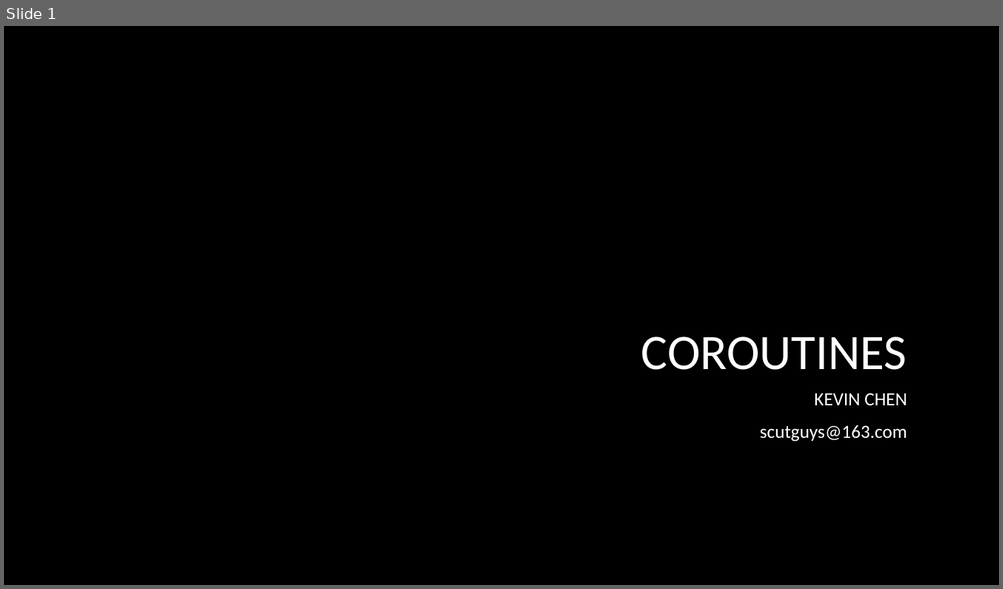
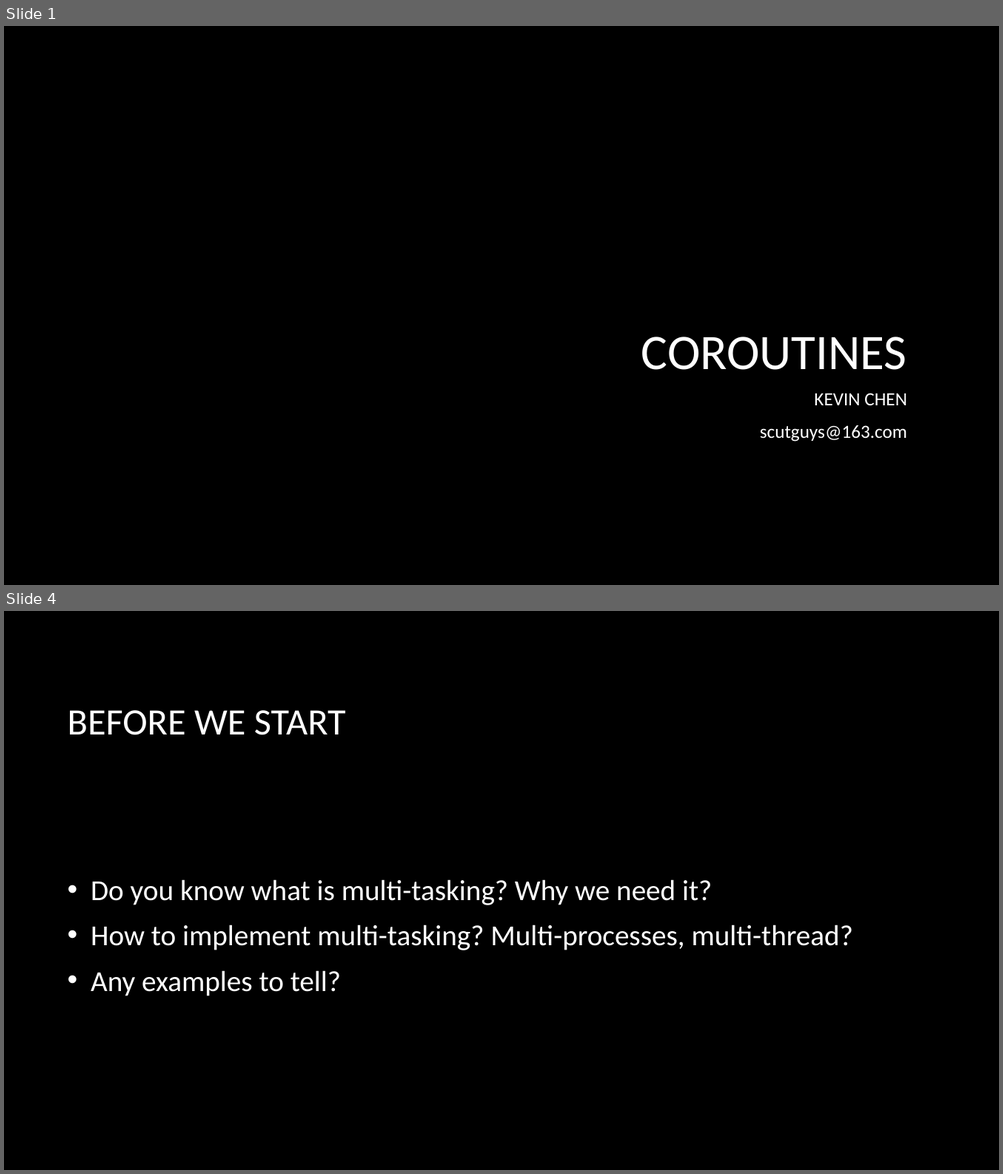
Before and after one commit to czf0613/android-tutorial, a slide deck: ppt/Coroutines.pptx. Shown one above the other, each under a label of ours: slide 1 before the commit, slides 1 and 4 after it; the slides between them are not shown. The pictures are 1003x589 and 1003x1174 pixels, drawn with LibreOffice and Linux fonts; fonts in the diff are those of the drawing; background and template pictures are left out. Boxes give left, top, right and bottom in pixels: in the first picture for what was removed or moved away, otherwise in the second. Text is boxed around its words. In the diff, an @@ line names an element or a change of style, - is before the commit and + after.

```diff
--- a/ppt/Coroutines.pptx
+++ b/ppt/Coroutines.pptx
@@ slide 4 added at bbox=[4, 611, 999, 1170], background picture (left out) @@
@@ title added at bbox=[68, 710, 346, 735], 36 pt, text #FFFFFF @@
+BEFORE WE START
@@ text added at bbox=[91, 880, 853, 997], 28 pt, text #FFFFFF @@
+• Do you know what is multi-tasking? Why we need it?
+• How to implement multi-tasking? Multi-processes, multi-thread?
+• Any examples to tell?
```
Also in this commit, not shown: 6 other slides added, 1 slide removed.
